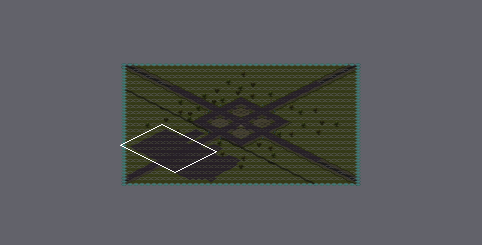
Tiled map: Utopia/Utopia Images/Tile Maps/Bazaar.tmx. Above: a wide view before the commit, with the close-up outlined.
Close-up. Before the commit:
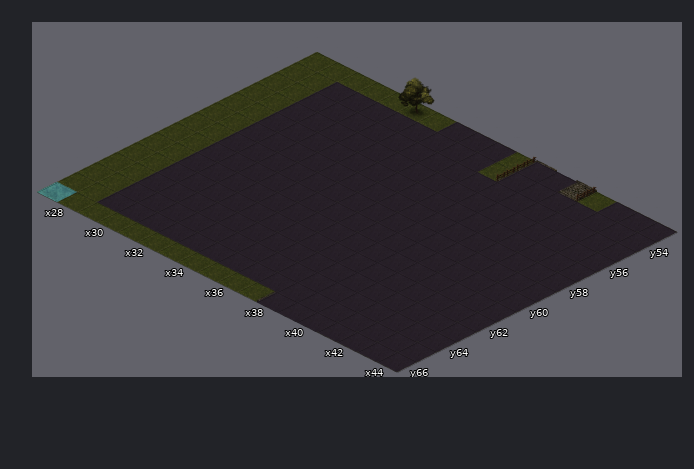
Cells are 64x32 px. Isometric: x runs down to the right, y down to the left. Shown: x 27..44, y 53..66. The commit also changed other parts of the map, which this record leaves out.
Now the later version:
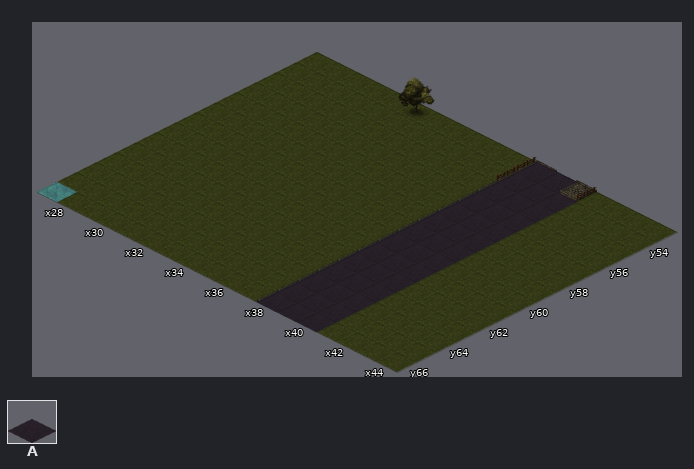
Key: from "NEW_Universal_Pack": A 85.
_ is an empty cell, . an unchanged one.
Changes in this commit:
--- layer "Walkable"
@@ x 29..44 @@
-53 .....AAA.....AAA
-54 AAAAAAAA....AAAA
-55 AAAAAAAAA...AAAA
-56 AAAAAAAAA...AAAA
-57 AAAAAAAAA...AAAA
-58 AAAAAAAAA...AAAA
-59 AAAAAAAAA...AAAA
-60 AAAAAAAAA...AAAA
-61 AAAAAAAAA...AAAA
-62 AAAAAAAAA...AAAA
-63 AAAAAAAAA...AAAA
-64 AAAAAAAAA...AAAA
-65 AAAAAAAAA...AAAA
-66 ............AAAA
+53 .....___.....___
+54 ________....____
+55 _________...____
+56 _________...____
+57 _________...____
+58 _________...____
+59 _________...____
+60 _________...____
+61 _________...____
+62 _________...____
+63 _________...____
+64 _________...____
+65 _________...____
+66 ............____
Changed places in both close-ups, as pixel boxes (x1, y1, x2, y2):
removed: (97, 82, 677, 372)
